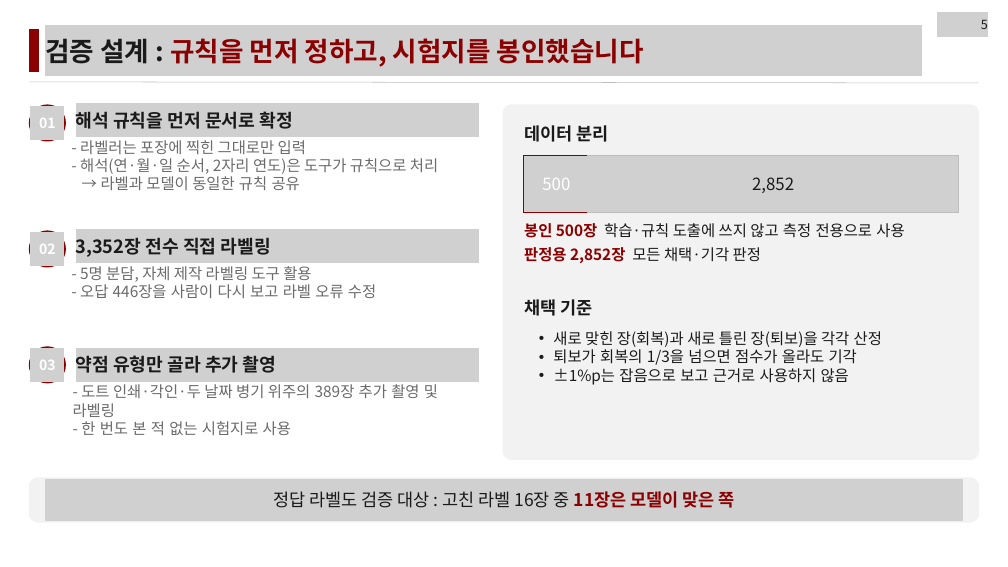
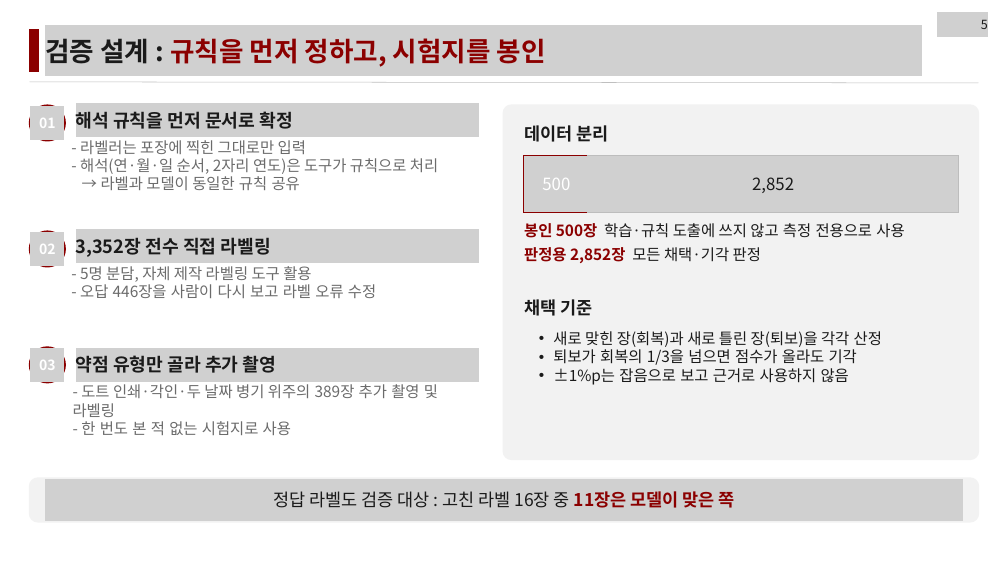
Before and after one commit to LEEbyeongchul/itda3-CODE-subway, a slide deck: slide 5 of 발표/[CODE]_서브웨이_본선발표.pptx. Drawn at 1008x567 pixels with LibreOffice and Linux fonts; fonts in the diff are those of the drawing; grey boxes stand for pictures. Boxes give left, top, right and bottom in pixels: in the first picture for what was removed or moved away, otherwise in the second. Text is boxed around its words. In the diff, an @@ line names an element or a change of style, - is before the commit and + after.

```diff
--- a/발표/[CODE]_서브웨이_본선발표.pptx
+++ b/발표/[CODE]_서브웨이_본선발표.pptx
@@ text at (45, 38, 546, 67): text changed @@
-검증 설계 : 규칙을 먼저 정하고, 시험지를 봉인했습니다
+검증 설계 : 규칙을 먼저 정하고, 시험지를 봉인
```
Also in this commit, not shown: 16 other slides changed, 1 other file.
